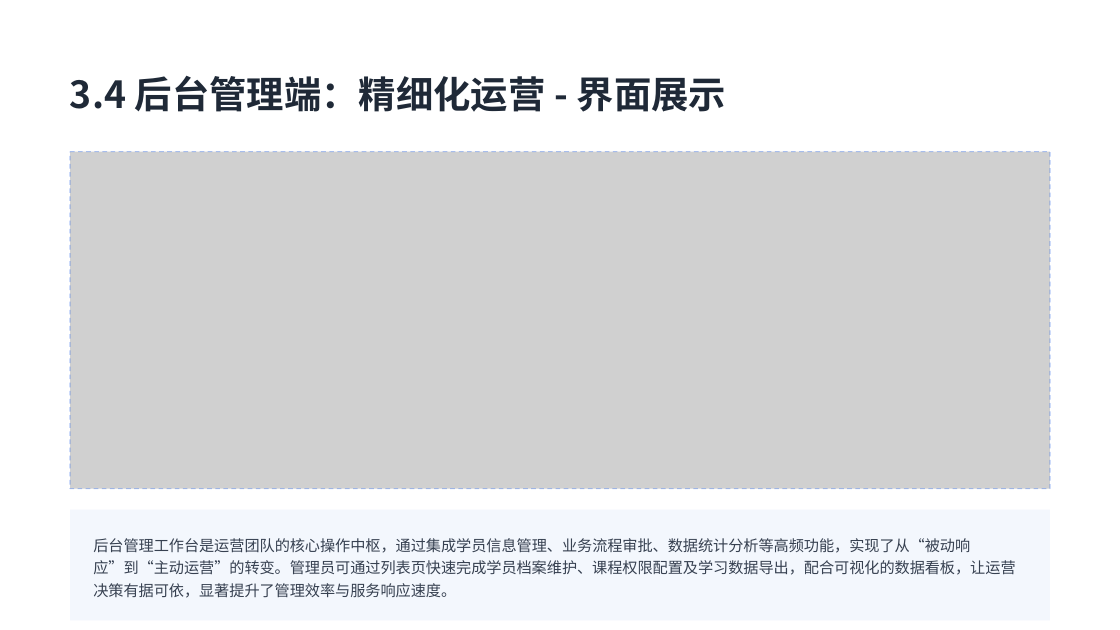
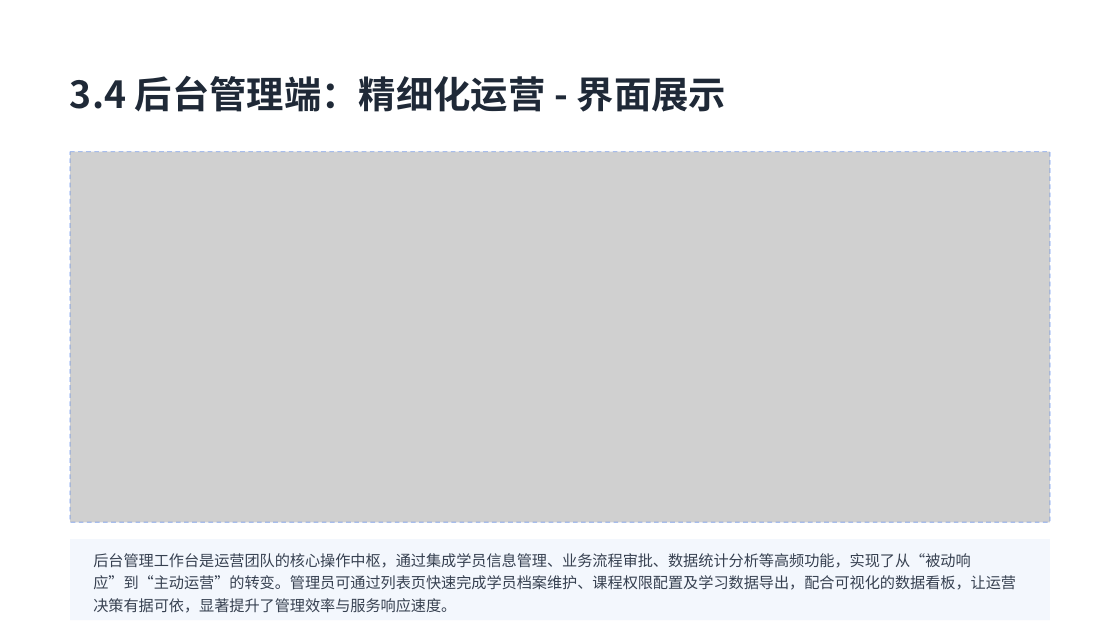
Before and after one commit to user007a/project, a slide deck: slide 17 of pro_sanzhutraining/docs/项目建设方案.pptx. Drawn at 1120x630 pixels with LibreOffice and Linux fonts; fonts in the diff are those of the drawing; grey boxes stand for pictures. Boxes give left, top, right and bottom in pixels: in the first picture for what was removed or moved away, otherwise in the second. Text is boxed around its words. In the diff, an @@ line names an element or a change of style, - is before the commit and + after.

```diff
--- a/pro_sanzhutraining/docs/项目建设方案.pptx
+++ b/pro_sanzhutraining/docs/项目建设方案.pptx
@@ picture: place and size @@
-picture at [70, 152, 1050, 489]
+picture at [70, 152, 1050, 523]
@@ rounded rectangle: place and size @@
-rounded rectangle at [70, 510, 1050, 621]
+rounded rectangle at [70, 539, 1050, 620]
@@ text "后台管理工作台是运营团队的核心操作中枢，通过集成学员信息管理、业务流程审批、数据统计分析等高频功能，实现了从“被动响应” ...": place and size @@
-text "后台管理工作台是运营团队的核心操作中枢，通过集成学员信息管理、业务流程审批、数据统计分析等高频功能，实现了从“被动响应” ..." at [93, 538, 1015, 598]
+text "后台管理工作台是运营团队的核心操作中枢，通过集成学员信息管理、业务流程审批、数据统计分析等高频功能，实现了从“被动响应” ..." at [93, 553, 1016, 613]
```
Also in this commit, not shown: 4 other slides changed, 16 other files.
